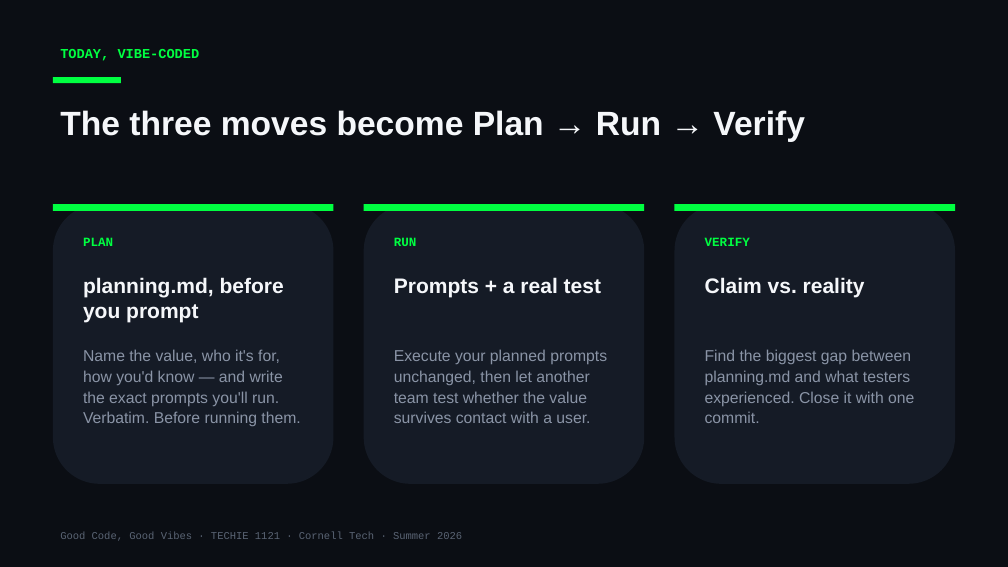
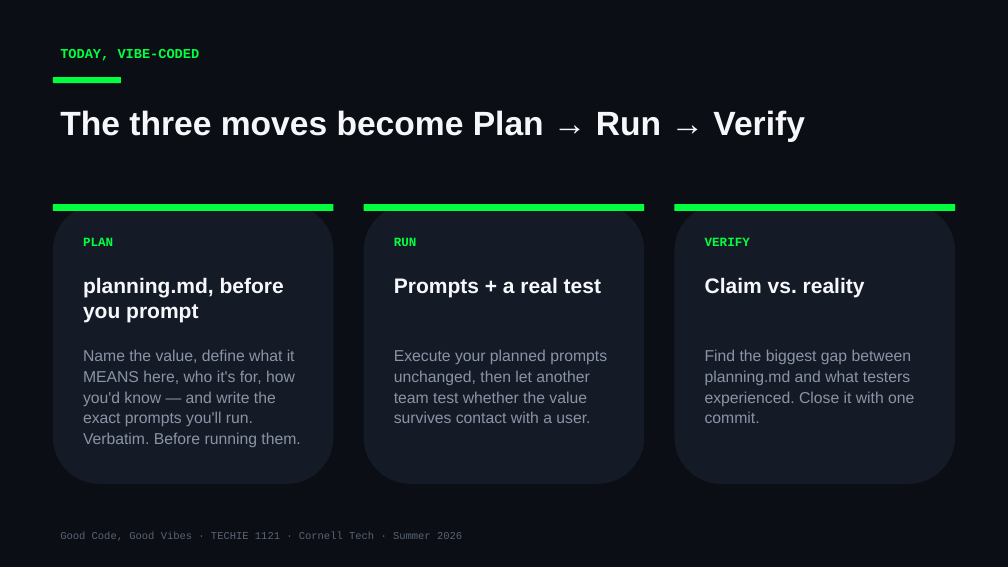
Before and after one commit to Cornell-Tech-Vibe-Coding-Summer-2026/website, a slide deck: slide 4 of slides/Week3-Tue-User-Testing-II.pptx. Drawn at 1008x567 pixels with LibreOffice and Linux fonts; fonts in the diff are those of the drawing. Boxes give left, top, right and bottom in pixels: in the first picture for what was removed or moved away, otherwise in the second. Text is boxed around its words. In the diff, an @@ line names an element or a change of style, - is before the commit and + after.

```diff
--- a/slides/Week3-Tue-User-Testing-II.pptx
+++ b/slides/Week3-Tue-User-Testing-II.pptx
@@ text at (x1=83, y1=349, x2=300, y2=447): text changed @@
-Name the value, who it's for, how you'd know — and write the exact prompts you'll run. Verbatim. Before running them.
+Name the value, define what it MEANS here, who it's for, how you'd know — and write the exact prompts you'll run. Verbatim. Before running them.
```
Also in this commit, not shown: 1 other slide changed, 3 other files.
